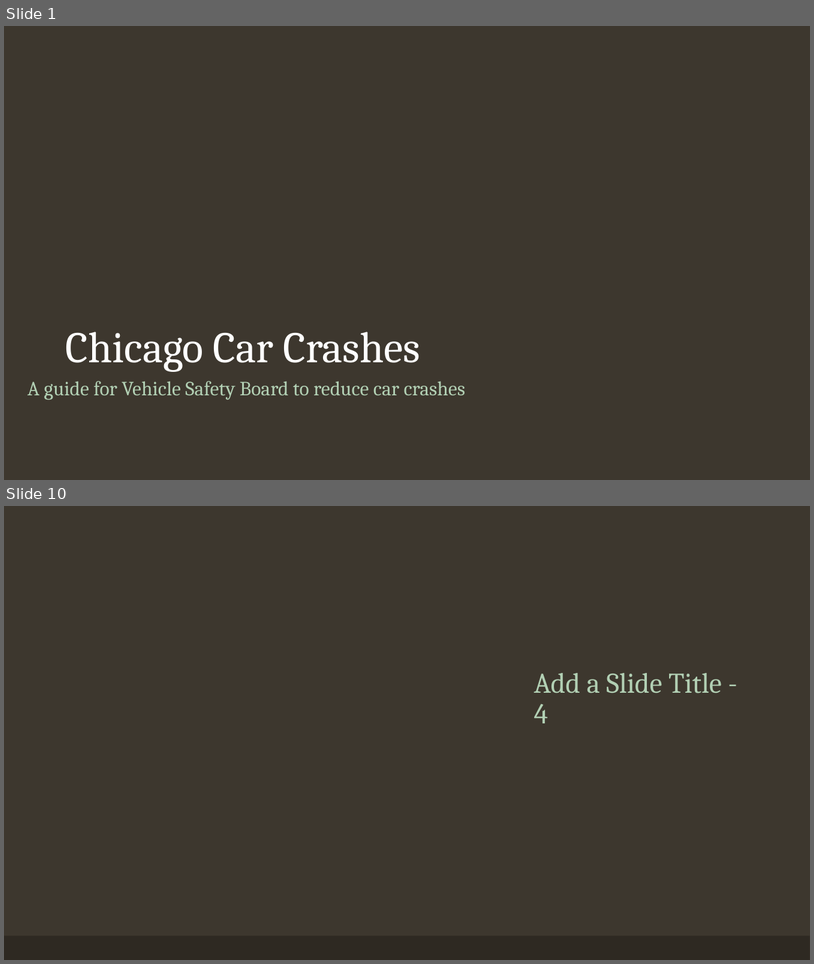
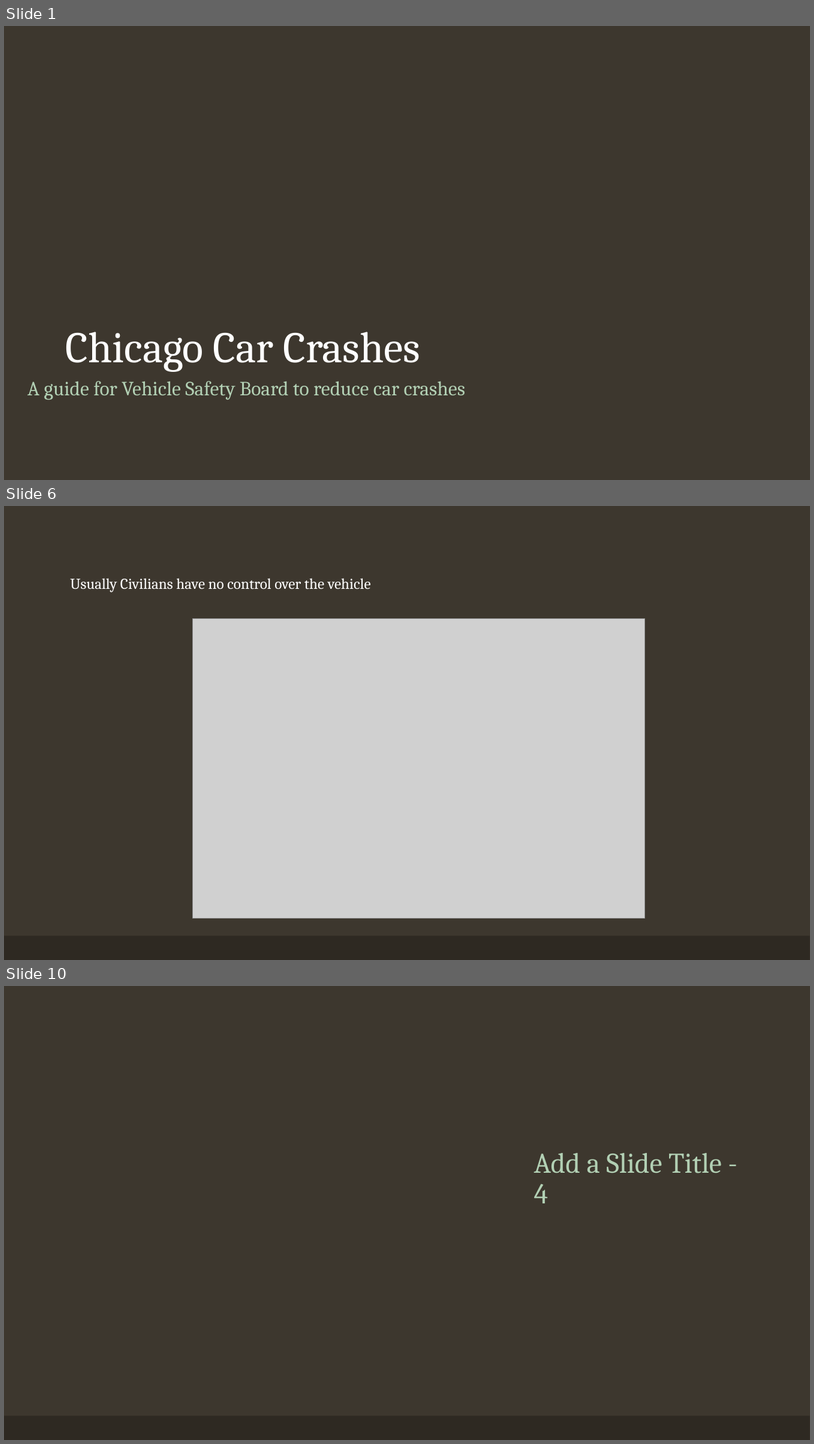
Before and after one commit to vinayakmodgil/Car-crash-prediction-in-Chicago, a slide deck: chicago.pptm. Shown one above the other, each under a label of ours: slides 1 and 10 before the commit, slides 1, 6 and 10 after it; the slides between them are not shown. The pictures are 814x964 and 814x1444 pixels, drawn with LibreOffice and Linux fonts; fonts in the diff are those of the drawing; grey boxes stand for pictures; background and template pictures are left out. Boxes give left, top, right and bottom in pixels: in the first picture for what was removed or moved away, otherwise in the second. Text is boxed around its words. In the diff, an @@ line names an element or a change of style, - is before the commit and + after.

```diff
--- a/chicago.pptm
+++ b/chicago.pptm
@@ slide 6 added at [4,506,810,960], background #3D372E; not listed: 1 template element that a slide beside it also shows @@
@@ text added at [70,578,371,592], 18 pt, text #FFFFFF @@
+Usually Civilians have no control over the vehicle
@@ picture added at [193,619,645,918] @@
```
Also in this commit, not shown: 1 slide changed, 6 other slides added, 7 slides removed, 1 other file.
